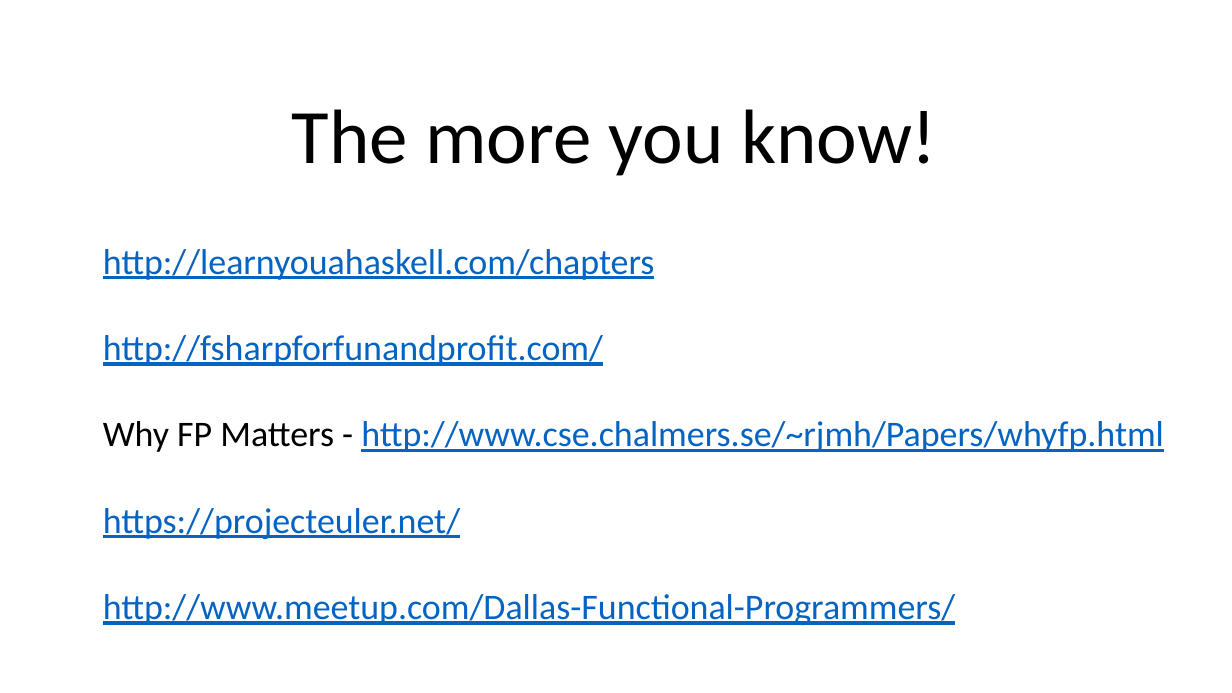
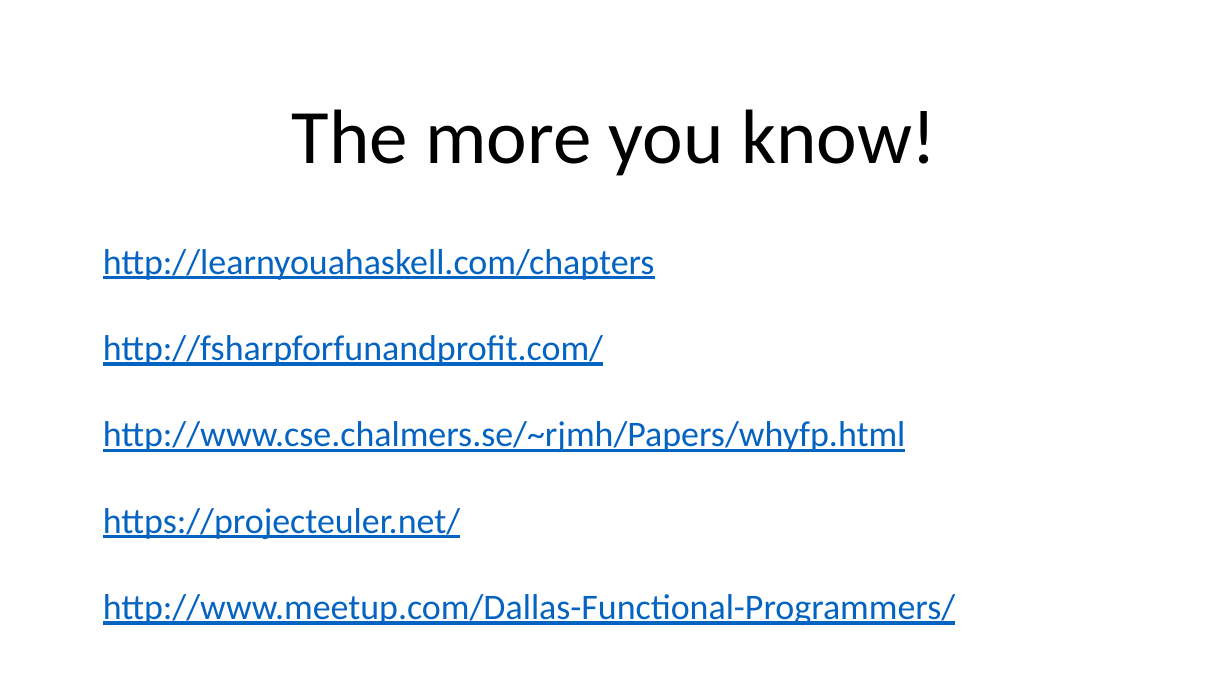
Before and after one commit to armadilloNik/FunctionalCSharpSig, a slide deck: slide 19 of slides/FpViaCSharp.pptx (slide 20 before the commit). Drawn at 1232x693 pixels with LibreOffice and Linux fonts; fonts in the diff are those of the drawing. Boxes give left, top, right and bottom in pixels: in the first picture for what was removed or moved away, otherwise in the second. Text is boxed around its words. In the diff, an @@ line names an element or a change of style, - is before the commit and + after.

Commit message:
slide tweaks

```diff
--- a/slides/FpViaCSharp.pptx
+++ b/slides/FpViaCSharp.pptx
@@ text at <box>103,421,906,452</box>: text changed @@
-Why FP Matters - http://www.cse.chalmers.se/~rjmh/Papers/whyfp.html
+http://www.cse.chalmers.se/~rjmh/Papers/whyfp.html
```
Also in this commit, not shown: 3 other slides changed, 2 slides added, 3 slides removed, 14 other files.
